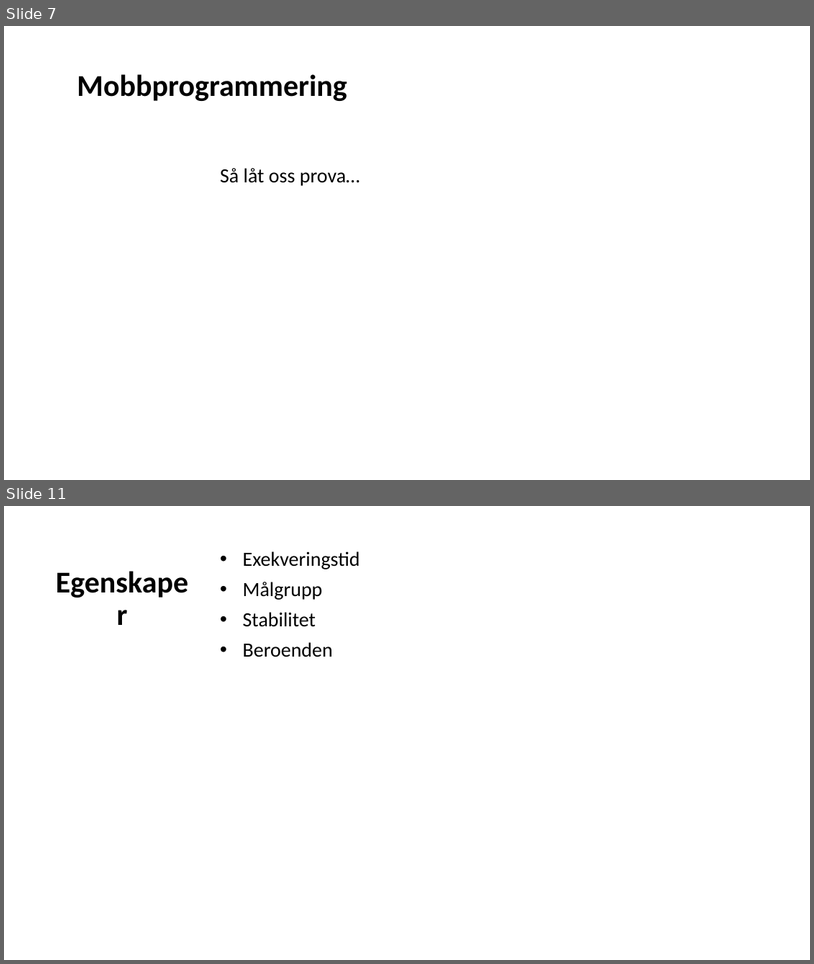
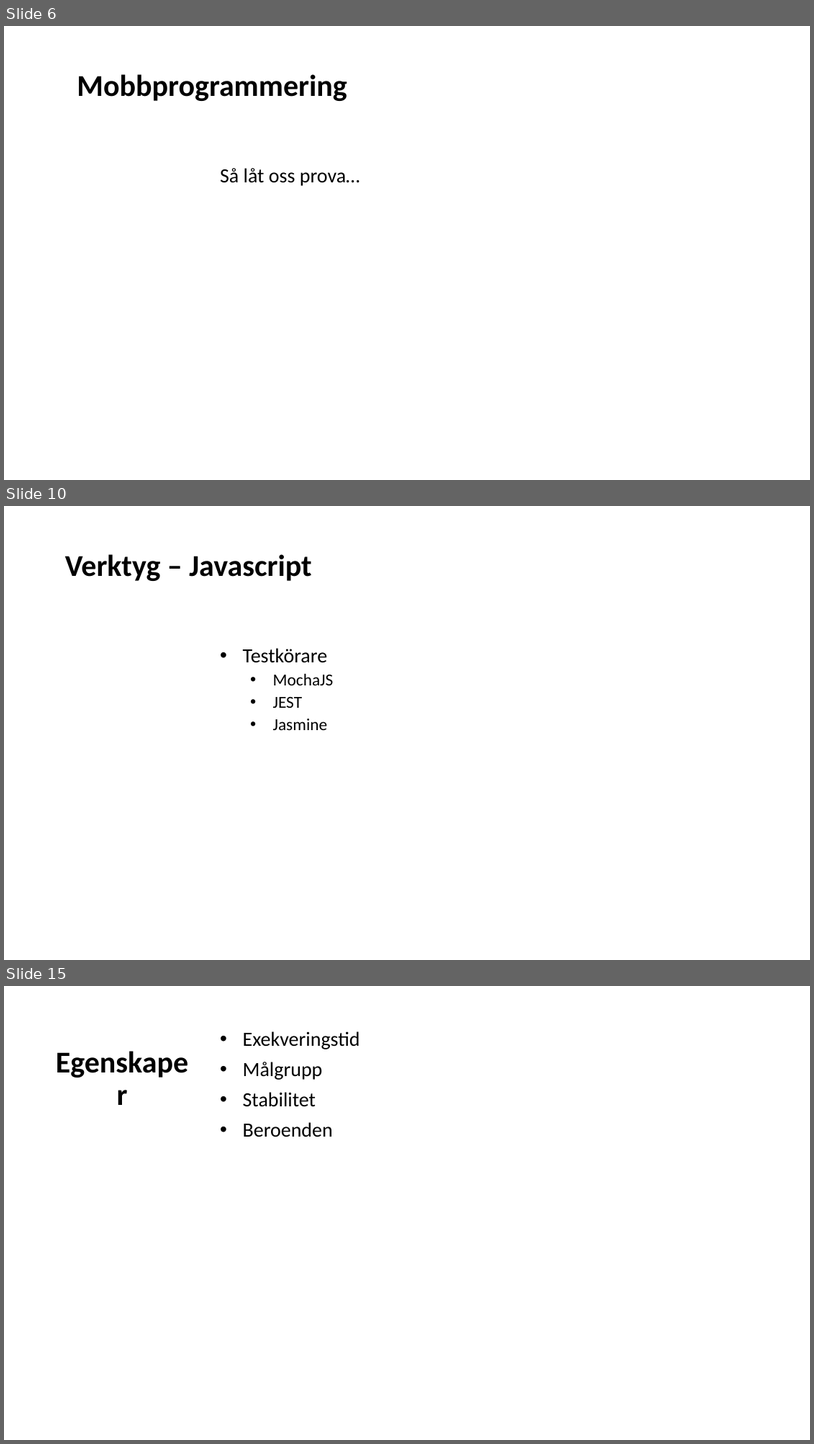
Before and after one commit to Omegapoint/tdd-lab, a slide deck: TDD-Presentation.pptx. Shown one above the other, each under a label of ours: slides 7 and 11 before the commit, slides 6, 10 and 15 after it; the slides between them are not shown. The pictures are 814x964 and 814x1444 pixels, drawn with LibreOffice and Linux fonts; fonts in the diff are those of the drawing. Boxes give left, top, right and bottom in pixels: in the first picture for what was removed or moved away, otherwise in the second. Text is boxed around its words. In the diff, an @@ line names an element or a change of style, - is before the commit and + after.

```diff
--- a/TDD-Presentation.pptx
+++ b/TDD-Presentation.pptx
@@ slide 10 added at <box>4,506,810,960</box>, background #FFFFFF @@
@@ title added at <box>65,554,311,581</box>, 36 pt, text #000000, bold @@
+Verktyg – Javascript
@@ subtitle added at <box>243,648,334,730</box>, 20 pt, text #000000 @@
+• Testkörare
+  • MochaJS
+  • JEST
+  • Jasmine
@@ what was slide 7 is now slide 6 @@
@@ what was slide 11 is now slide 15 @@
```
Also in this commit, not shown: 2 slides changed, 6 other slides added, 5 slides removed, 1 other file.
